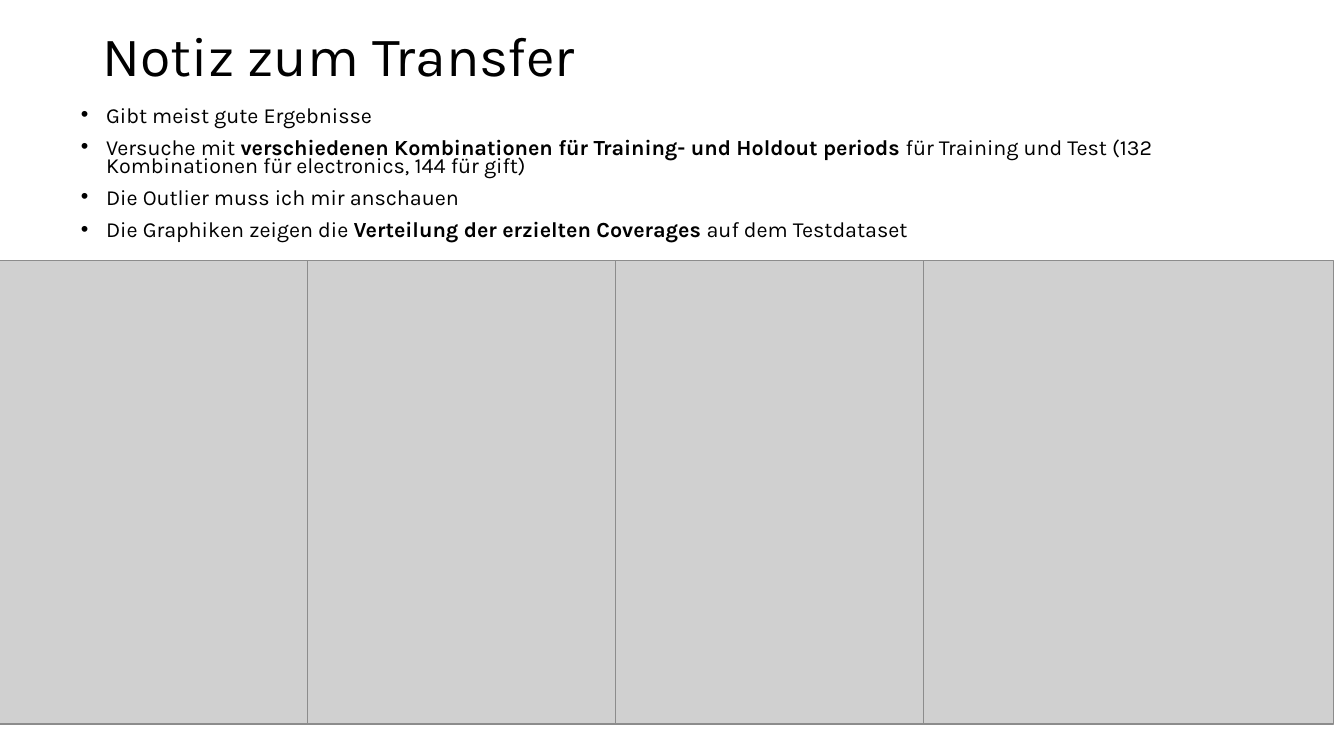
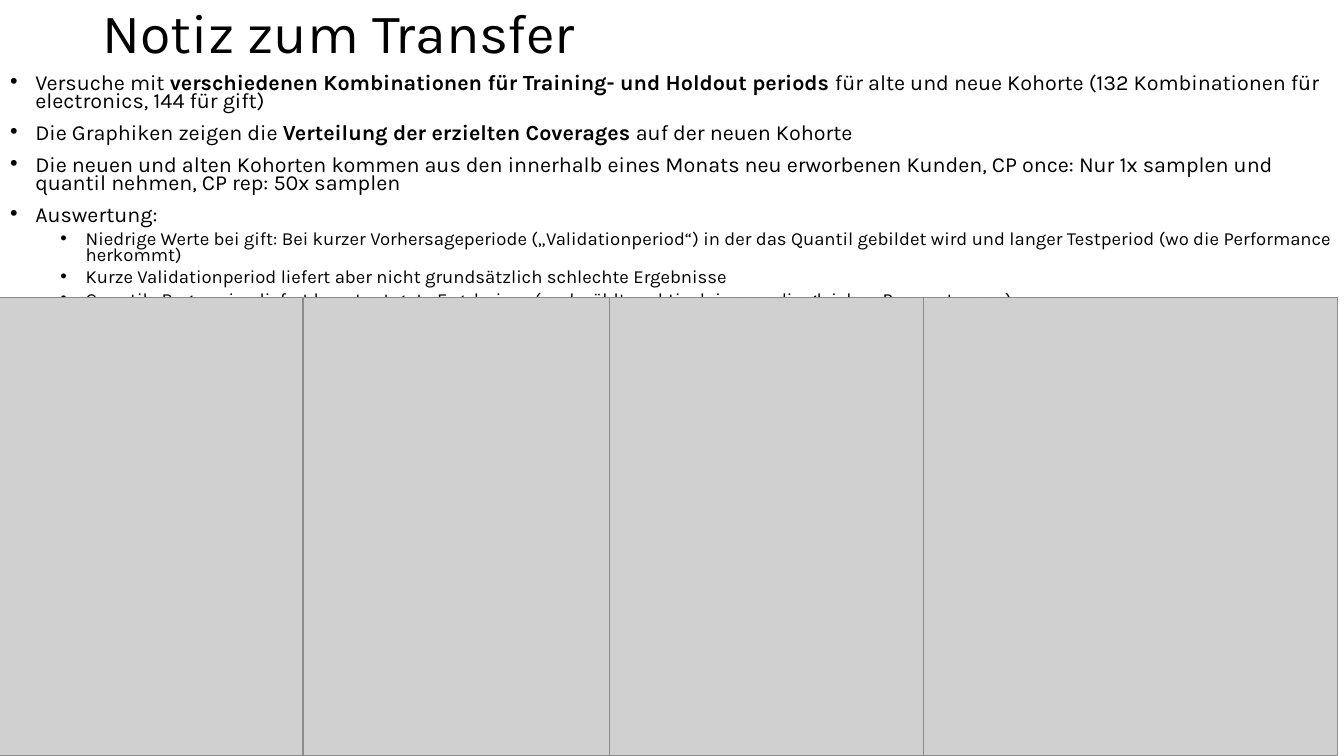
Before and after one commit to HannesGuth/CLVMasterThesis, a slide deck: slide 27 of Analysis drafts/Miscellaneous/Approach CP und QR.pptx. Drawn at 1344x756 pixels with LibreOffice and Linux fonts; fonts in the diff are those of the drawing; grey boxes stand for pictures. Boxes give left, top, right and bottom in pixels: in the first picture for what was removed or moved away, otherwise in the second. Text is boxed around its words. In the diff, an @@ line names an element or a change of style, - is before the commit and + after.

Commit message:
Correction and analysis of the performance validation

```diff
--- a/Analysis drafts/Miscellaneous/Approach CP und QR.pptx
+++ b/Analysis drafts/Miscellaneous/Approach CP und QR.pptx
@@ title "Notiz zum Transfer": place and size @@
-title "Notiz zum Transfer" at (102, 38, 575, 77)
+title "Notiz zum Transfer" at (102, 15, 575, 54)
@@ text at (35, 74, 1331, 311): text changed @@
-• Gibt meist gute Ergebnisse
-• Versuche mit verschiedenen Kombinationen für Training- und Holdout periods für Training und Test (132 Kombinationen für electronics, 144 für gift)
-• Die Outlier muss ich mir anschauen
-• Die Graphiken zeigen die Verteilung der erzielten Coverages auf dem Testdataset
+• Versuche mit verschiedenen Kombinationen für Training- und Holdout periods für alte und neue Kohorte (132 Kombinationen für electronics, 144 für gift)
+• Die Graphiken zeigen die Verteilung der erzielten Coverages auf der neuen Kohorte
+• Die neuen und alten Kohorten kommen aus den innerhalb eines Monats neu erworbenen Kunden, CP once: Nur 1x samplen und quantil nehmen, CP rep: 50x samplen
+• Auswertung:
+  • Niedrige Werte bei gift: Bei kurzer Vorhersageperiode („Validationperiod“) in der das Quantil gebildet wird und langer Testperiod (wo die Performance herkommt)
+  • Kurze Validationperiod liefert aber nicht grundsätzlich schlechte Ergebnisse
+  • Quantile Regression liefert konstant gute Ergebnisse (und wählt praktisch immer die gleichen Parameter aus)
@@ picture: place and size @@
-picture at (0, 261, 410, 725)
+picture at (0, 297, 406, 756)
@@ picture: place and size @@
-picture at (308, 261, 718, 725)
+picture at (303, 297, 710, 756)
@@ picture: place and size @@
-picture at (616, 261, 1026, 725)
+picture at (610, 297, 1024, 756)
@@ picture: place and size @@
-picture at (924, 261, 1334, 725)
+picture at (924, 297, 1338, 756)
```
Also in this commit, not shown: 3 other files.
